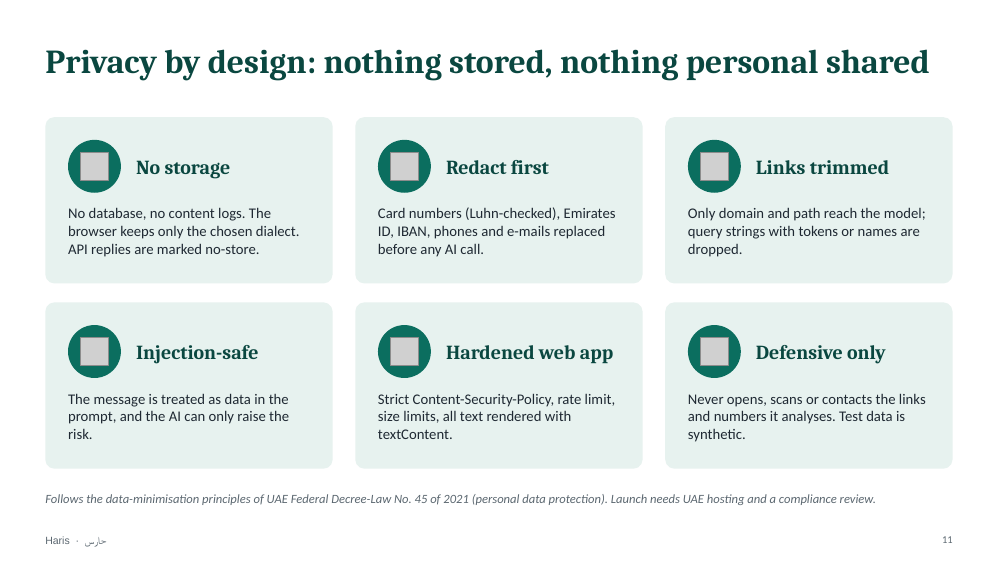
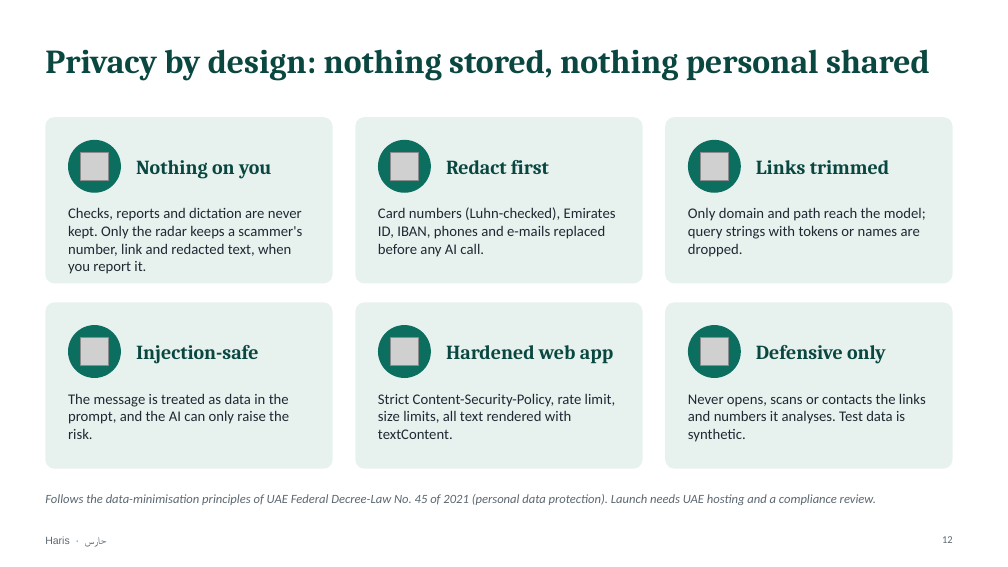
Before and after one commit to mohamedtorky2022/Haris, a slide deck: slide 12 of docs/Haris-presentation.pptx (slide 11 before the commit). Drawn at 1008x567 pixels with LibreOffice and Linux fonts; fonts in the diff are those of the drawing; grey boxes stand for pictures. Boxes give left, top, right and bottom in pixels: in the first picture for what was removed or moved away, otherwise in the second. Text is boxed around its words. In the diff, an @@ line names an element or a change of style, - is before the commit and + after.

```diff
--- a/docs/Haris-presentation.pptx
+++ b/docs/Haris-presentation.pptx
@@ text at [136,160,271,179]: text changed @@
-No storage
+Nothing on you
@@ text at [68,207,302,274]: text changed @@
-No database, no content logs. The browser keeps only the chosen dialect. API replies are marked no-store.
+Checks, reports and dictation are never kept. Only the radar keeps a scammer's number, link and redacted text, when you report it.
```
Also in this commit, not shown: 2 other slides changed, 1 slide added, 15 other files.
